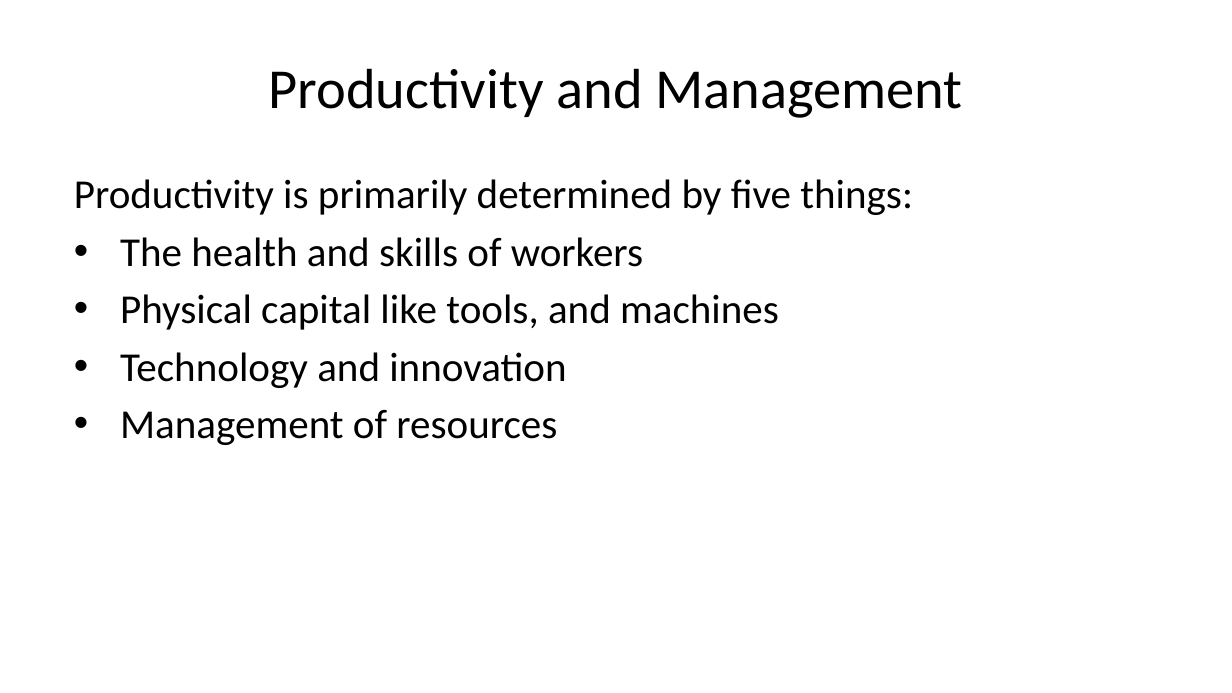
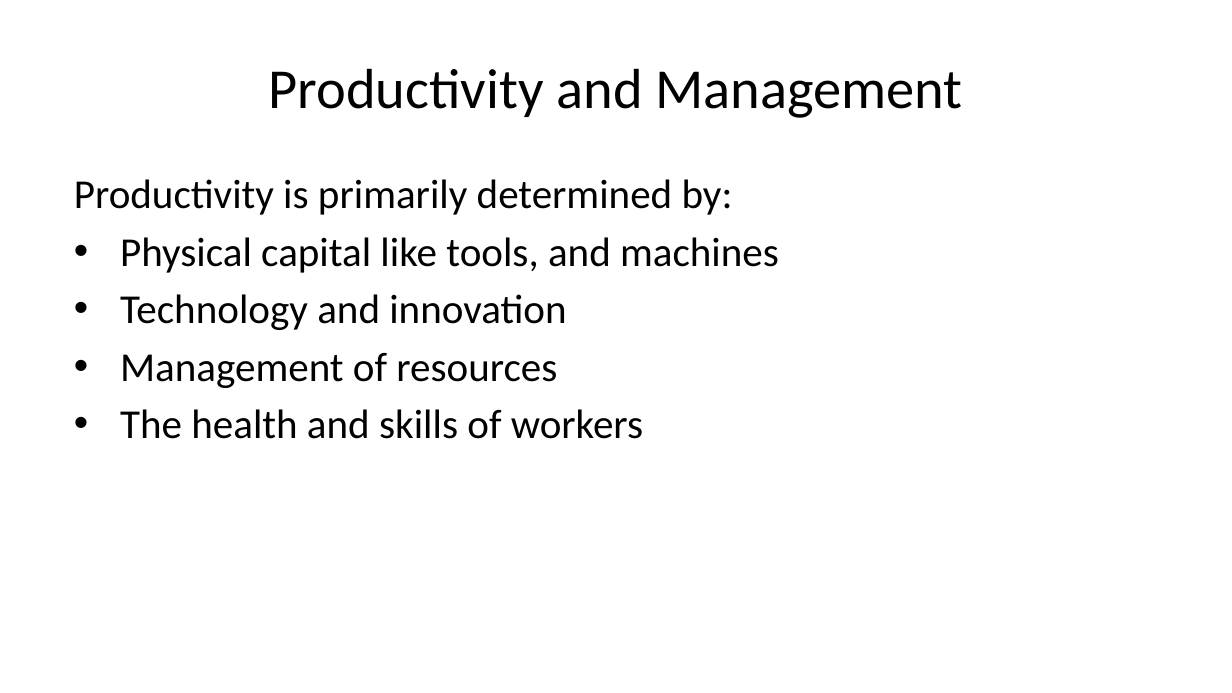
Before and after one commit to amwu-nrc/economics-presentations, a slide deck: slide 16 of organiser-education-productivity.pptx. Drawn at 1232x693 pixels with LibreOffice and Linux fonts; fonts in the diff are those of the drawing. Boxes give left, top, right and bottom in pixels: in the first picture for what was removed or moved away, otherwise in the second. Text is boxed around its words. In the diff, an @@ line names an element or a change of style, - is before the commit and + after.

```diff
--- a/organiser-education-productivity.pptx
+++ b/organiser-education-productivity.pptx
@@ text at <box>74,179,733,215</box>: text changed @@
-Productivity is primarily determined by five things:
-• The health and skills of workers
+Productivity is primarily determined by:
@@ text at <box>120,409,643,439</box>: paragraph added @@
+• The health and skills of workers
```
Also in this commit, not shown: 5 other slides changed, 2 slides added, 18 other files.
